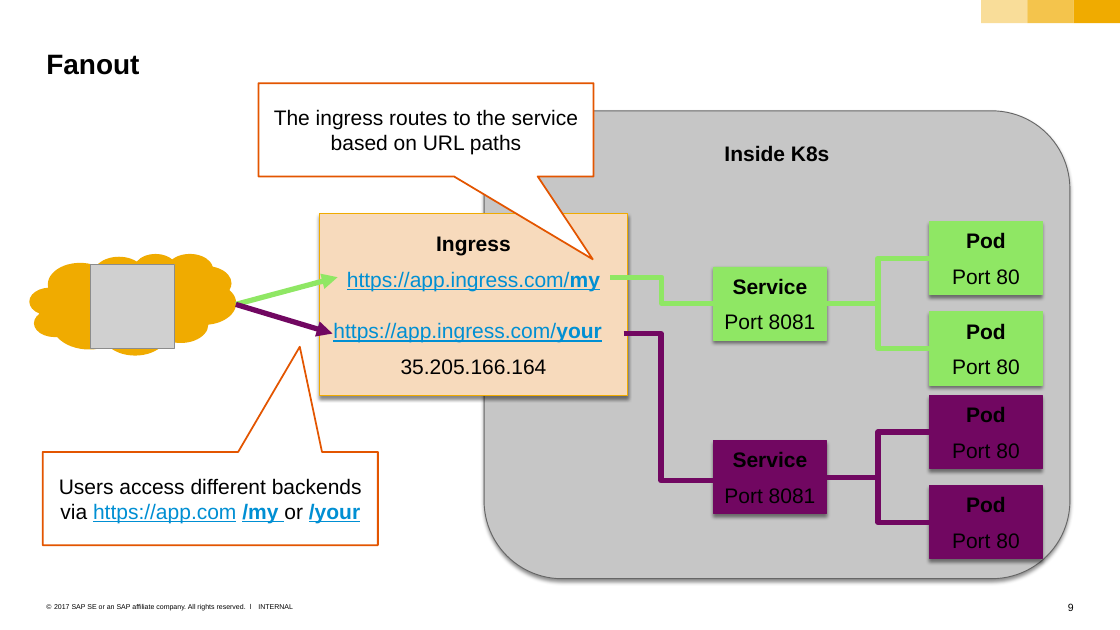
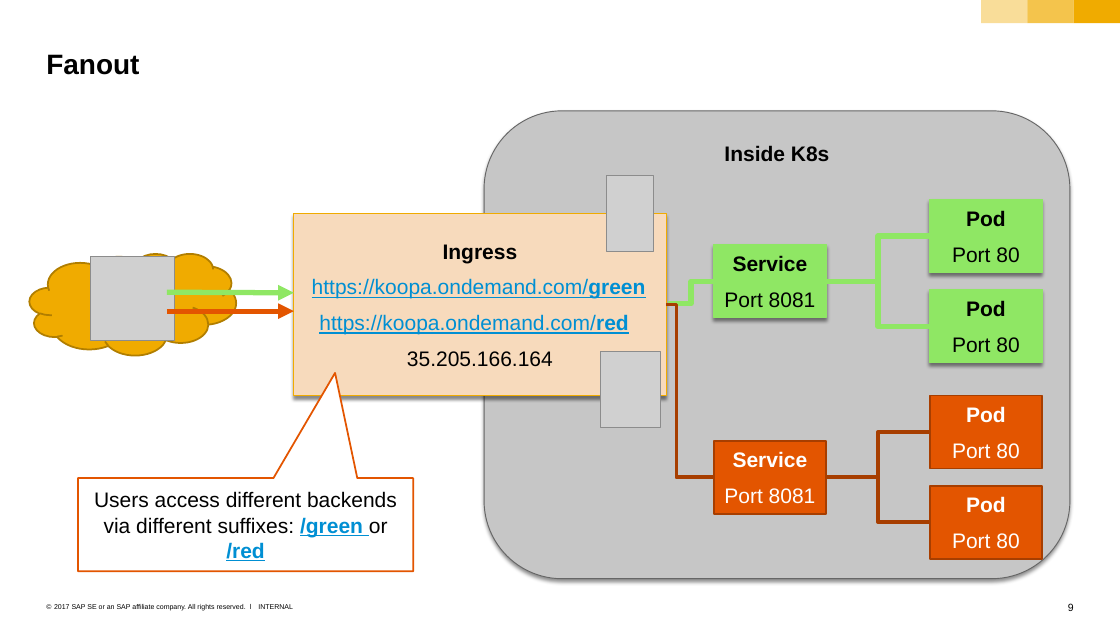
Before and after one commit to cuijiyao01/docker-k8s-training, a slide deck: slide 9 of kubernetes/09_ingress.pptx. Drawn at 1120x630 pixels with LibreOffice and Linux fonts; fonts in the diff are those of the drawing; grey boxes stand for pictures. Boxes give left, top, right and bottom in pixels: in the first picture for what was removed or moved away, otherwise in the second. Text is boxed around its words. In the diff, an @@ line names an element or a change of style, - is before the commit and + after.

Commit message:
added koopas

```diff
--- a/kubernetes/09_ingress.pptx
+++ b/kubernetes/09_ingress.pptx
@@ speech box removed at box(259, 83, 594, 176) @@
-The ingress routes to the service based on URL paths
@@ picture added at box(606, 175, 654, 251) @@
@@ rectangle "Ingress": place and size @@
-rectangle "Ingress" at box(319, 213, 628, 395)
+rectangle "Ingress" at box(294, 213, 666, 395)
@@ cloud at box(29, 254, 236, 355): outline none to #B27F00 1.5 pt @@
@@ picture: place and size @@
-picture at box(91, 264, 175, 348)
+picture at box(91, 256, 175, 340)
@@ rectangle "Service": place and size @@
-rectangle "Service" at box(714, 267, 826, 340)
+rectangle "Service" at box(714, 244, 826, 317)
@@ arrow moved from (236, 304) - (338, 277) to (167, 292) - (294, 293) @@
@@ text in rectangle at box(312, 278, 646, 335): text changed @@
-https://app.ingress.com/my
-https://app.ingress.com/your
+https://koopa.ondemand.com/green
+https://koopa.ondemand.com/red
@@ elbow line moved from (714, 303) - (610, 277) to (714, 281) - (668, 304) @@
@@ 2 rectangles, 2 elbow lines: place and size @@
-2 rectangles, 2 elbow lines at box(826, 222, 1042, 385)
+2 rectangles, 2 elbow lines at box(826, 200, 1042, 363)
@@ arrow moved from (236, 304) - (332, 333) to (167, 311) - (294, 311) @@
@@ arrow (167, 311) - (294, 311): stroke #710761 4.5 pt to #E35500 4.5 pt @@
@@ elbow line moved from (624, 333) - (772, 480) to (666, 304) - (714, 477) @@
@@ elbow line (666, 304) - (714, 477): stroke #710761 4.5 pt to #A83F00 3 pt @@
@@ picture added at box(600, 351, 660, 427) @@
@@ elbow line (826, 477) - (929, 432): stroke #710761 4.5 pt to #A83F00 3 pt @@
@@ speech box "Users access different backends via ...": place and size @@
-speech box "Users access different backends via ..." at box(43, 452, 378, 545)
+speech box "Users access different backends via ..." at box(78, 478, 413, 571)
@@ elbow line (826, 477) - (929, 522): stroke #710761 4.5 pt to #A83F00 3 pt @@
@@ text in speech box at box(94, 491, 397, 561): text changed @@
-Users access different backends via https://app.com /my or /your
+Users access different backends via different suffixes: /green or /red
@@ text colour #000000 to #FFFFFF; fill #710761 to #E35500; outline #710761 0.79 pt to #A83F00 1.5 pt; shadow off in 3 elements at box(714, 441, 826, 514), box(929, 395, 1042, 468), box(929, 485, 1042, 558) @@
```
Also in this commit, not shown: 3 other slides changed.
